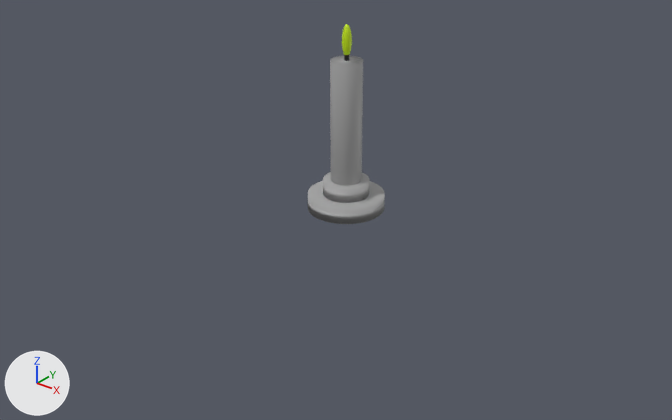
The Blender file Semester_5/Multimedia/candle.blend, before and after one commit.
Before and after are seen from a 50 mm lens placed at (6.75, -8.64, 5.27), pointed at (0.2, -0.46, 0.2). Every picture has the same lights, and +X, +Y and +Z are marked at lower left.
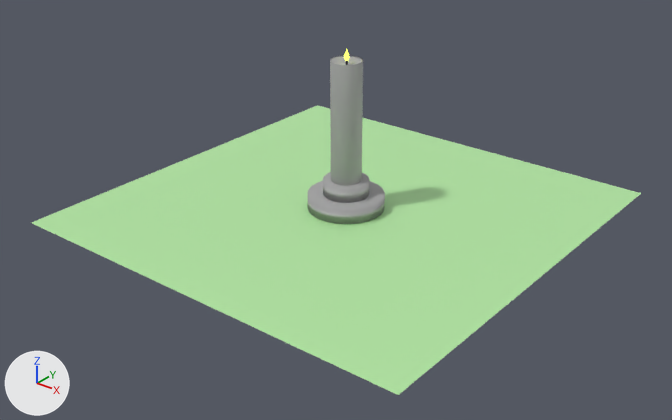
Pixel boxes (x1, y1, x2, y2) of what changed, in the pictures (672 x 420 px):
'Plane', added (green)
    after: (31, 105, 641, 395)
'Sphere', deleted
    before: (342, 24, 352, 55)

The change, as a list of edits to the scene's bpy script:
```text
Change mat_material_003:
    mat_material_003: principled_material('Material.003') -> emission_material('Material.003')
    mat_material_003.base_color: (0.55, 0.8, 0.0) -> (0.78, 1.0, 0.0799)  # green #c4e700 -> green #e5ff50
    add mat_material_003.strength = 3.0
Add mat_material_004:
    mat_material_004 = principled_material('Material.004')
    mat_material_004.base_color = (0.454, 0.8, 0.37)  # green #b4e7a4
Add me_plane:
    me_plane.from_pydata([(-1.0, -1.0, 0.0), (1.0, -1.0, 0.0), (-1.0, 1.0, 0.0), (1.0, 1.0, 0.0)], [], [(0, 1, 3, 2)])
    me_plane.materials.append(mat_material_004)  # green #b4e7a4
Add me_cylinder_004:
    me_cylinder_004.from_pydata(...)  # 96 vertices, 66 faces; spans x -1.16..1.16, y -1.16..1.16, z -1.39..1.51
    me_cylinder_004.polygons.foreach_set('use_smooth', [True] * 66)
    me_cylinder_004.materials.append(mat_material_003)  # green #e5ff50
Remove ob_sphere:
    ob_sphere = bpy.data.objects.new('Sphere', me_sphere)
    ob_sphere.location = (0.0, 0.0, 2.22)
    ob_sphere.scale = (0.06, 0.06, 0.2)
Add ob_plane:
    ob_plane = bpy.data.objects.new('Plane', me_plane)
    ob_plane.location = (0.0, 0.0, 0.0)
    ob_plane.scale = (2.83, 2.83, 2.83)
Add ob_cylinder_004:
    ob_cylinder_004 = bpy.data.objects.new('Cylinder.004', me_cylinder_004)
    ob_cylinder_004.location = (0.0, 0.0, 2.05)
    ob_cylinder_004.scale = (0.029, 0.029, 0.0542)
```
